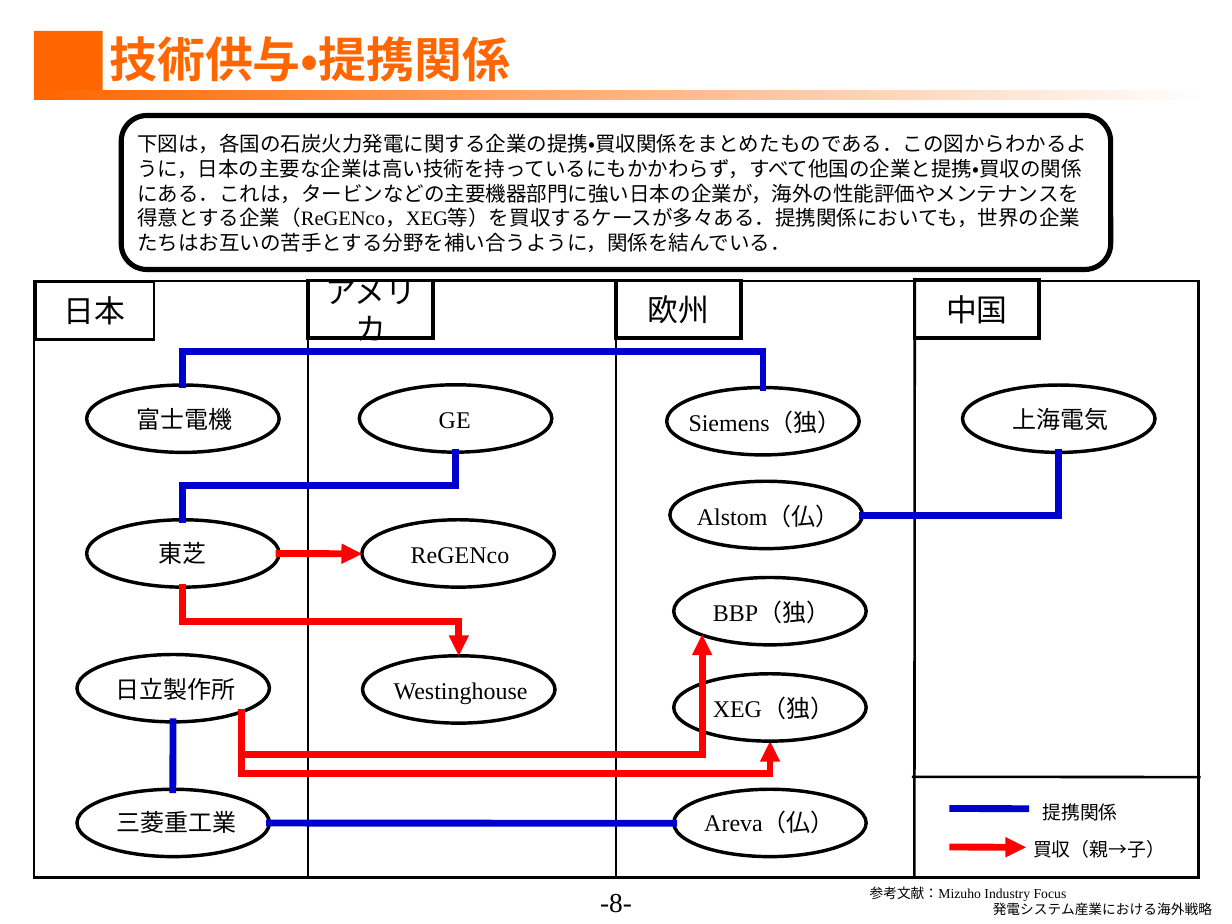
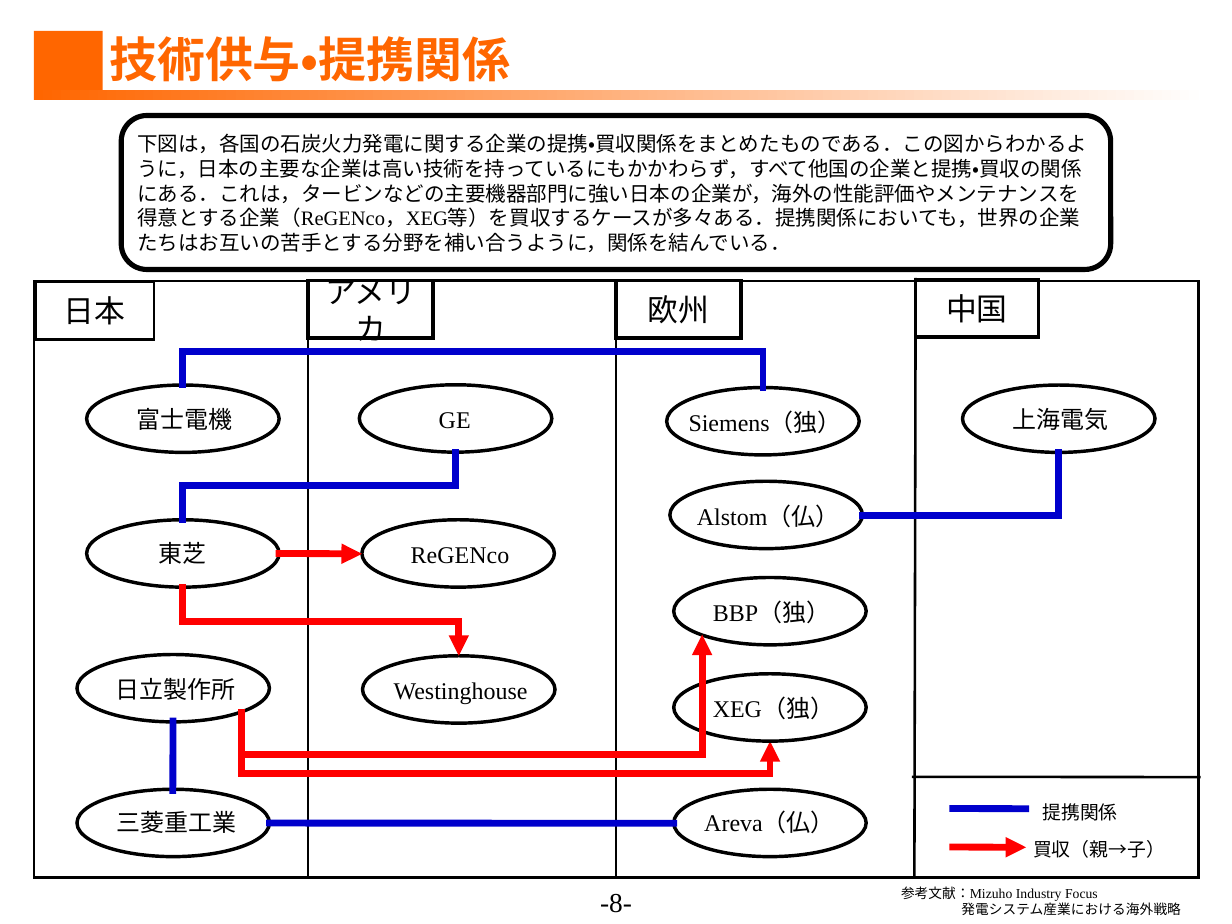
Before and after one commit to ShuDiamonds/JapanesePatentAnalysis, a slide deck: slide 8 of submissions/1.調査分析.ppt. Drawn at 1232x924 pixels with LibreOffice and Linux fonts; fonts in the diff are those of the drawing. Boxes give left, top, right and bottom in pixels: in the first picture for what was removed or moved away, otherwise in the second. Text is boxed around its words. In the diff, an @@ line names an element or a change of style, - is before the commit and + after.

```diff
--- a/submissions/1.調査分析.ppt
+++ b/submissions/1.調査分析.ppt
@@ text "参考文献：Mizuho Industry Focus" rewrapped from (x1=870, y1=886, x2=1212, y2=915) to (x1=901, y1=886, x2=1181, y2=915) @@
```
Also in this commit, not shown: 4 other slides changed, 1 slide added, 1 slide removed, 5 other files.
